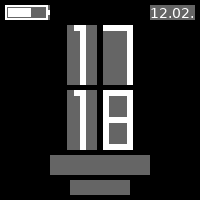
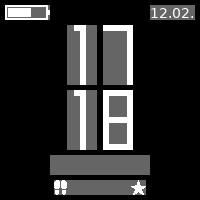
Comparing the layer stacks of the two w=200, h=200 images. Changes:
painted on "Example" over 54, 180, 146, 195
painted on "Placements" over 54, 180, 146, 195
